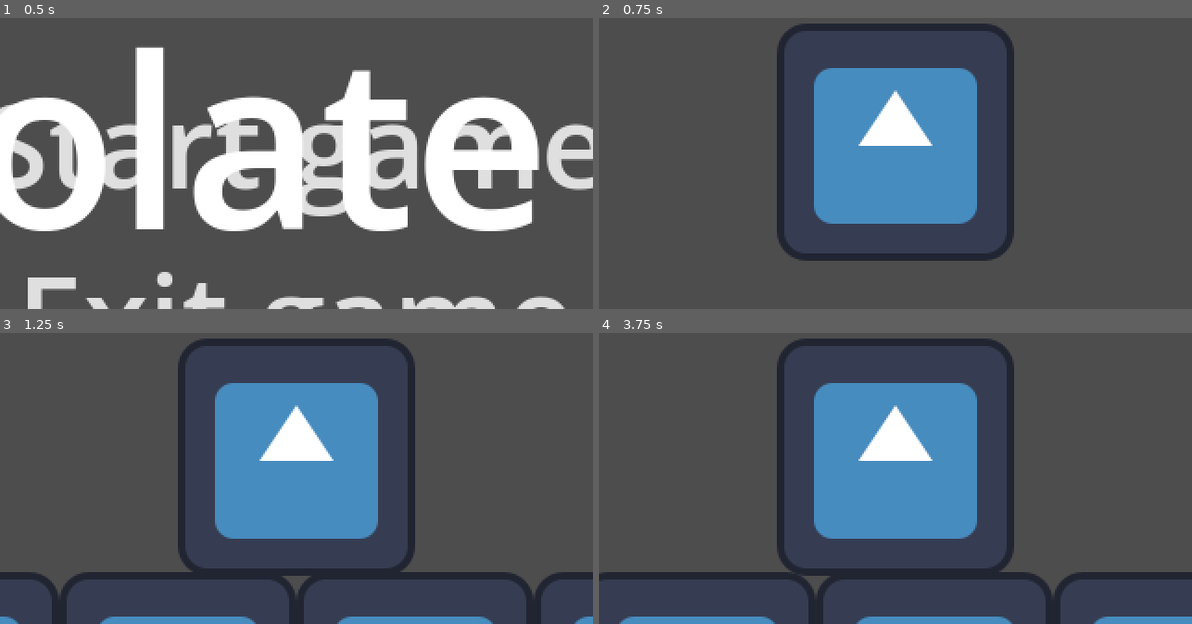
Above: before the commit, frames 1-4 (two rows, left to right).
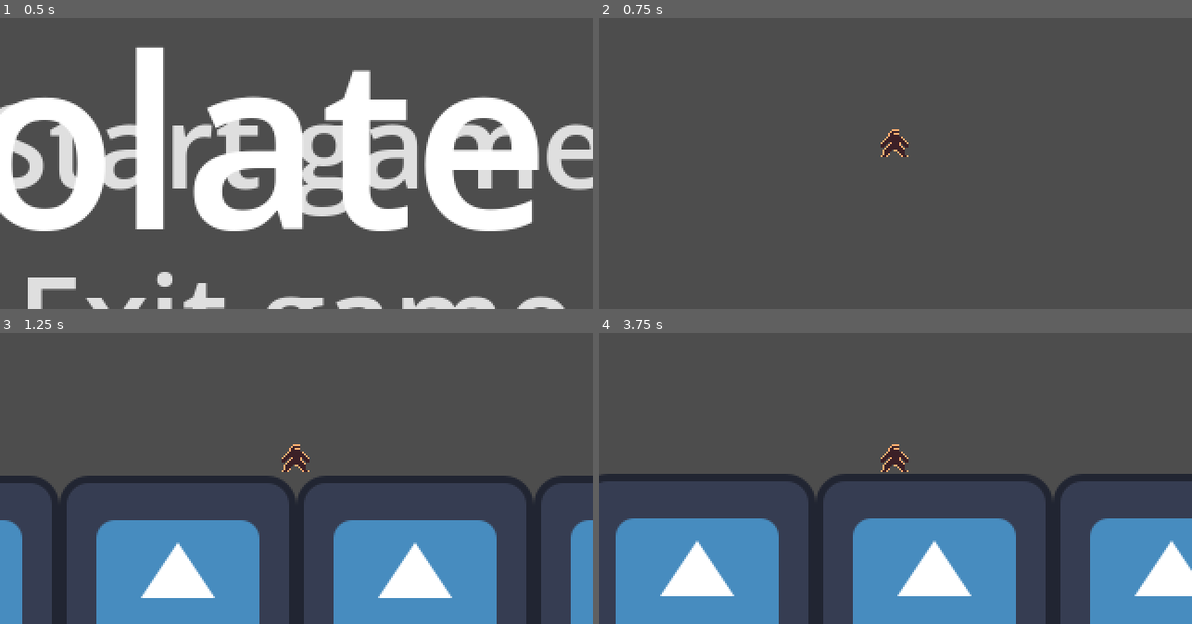
Above: after the commit, the same moments.

Repository: kmazurek/chocolate-ninja
Game: Godot game, scene res://scenes/main_menu.tscn
Two runs of this game, one before a commit and one after it. Both use one fixed random seed, a clock stepped at 60 frames per second and the inputs below. The engine's default icon, where the game draws it, is replaced by a stand-in: a white triangle on a blue panel in a dark square.
Inputs:
- Up to frame 1 (0.5 s): no input
- Up to frame 2 (0.75 s): click "Start game" at 0.5 s
- Up to frame 3 (1.25 s): no input
- Up to frame 4 (3.75 s): hold D (move_right) 1.28-2.78 s; tap W (jump) at 1.52, 2.27 s; tap Enter at 2 s; tap R (restart_level) at 2.75 s; hold A (move_left) 2.78-3.53 s; hold D (move_right) from 3.53 s (still down)

Frame 1 is identical in both runs. In frame 2, 18% of the frame differs, in the area x 30-70%, y 1-84%; in frame 3, 41%; in frame 4, 43%, in the area x 0-100%, y 1-100%.

Commit message:
Update player sprite

Diff:
--- a/scenes/entities/player.tscn
+++ b/scenes/entities/player.tscn
@@ -1,11 +1,38 @@
-[gd_scene load_steps=4 format=3 uid="uid://bxfyx7ni12ro8"]
+[gd_scene load_steps=7 format=3 uid="uid://bxfyx7ni12ro8"]
 
 [ext_resource type="Script" path="res://scenes/entities/player.gd" id="1_wms8m"]
-[ext_resource type="Texture2D" uid="uid://boe8anvq0638e" path="res://icon.svg" id="2_bc1ga"]
+[ext_resource type="Texture2D" uid="uid://ced4onaoach3l" path="res://assets/ninja_tiles.png" id="2_a7t88"]
+
+[sub_resource type="AtlasTexture" id="AtlasTexture_ki7np"]
+atlas = ExtResource("2_a7t88")
+region = Rect2(16, 0, 16, 16)
+
+[sub_resource type="AtlasTexture" id="AtlasTexture_6lsgf"]
+atlas = ExtResource("2_a7t88")
+region = Rect2(0, 16, 16, 16)
+
+[sub_resource type="SpriteFrames" id="SpriteFrames_0rp1c"]
+animations = [{
+"frames": [{
+"duration": 1.0,
+"texture": SubResource("AtlasTexture_ki7np")
+}],
+"loop": true,
+"name": &"black",
+"speed": 5.0
+}, {
+"frames": [{
+"duration": 1.0,
+"texture": SubResource("AtlasTexture_6lsgf")
+}],
+"loop": true,
+"name": &"white",
+"speed": 5.0
+}]
 
 [sub_resource type="CapsuleShape2D" id="CapsuleShape2D_hkfos"]
-radius = 55.0
-height = 122.0
+radius = 6.0
+height = 16.0
 
 [node name="player" type="Node2D"]
 
@@ -13,11 +40,12 @@
 position = Vector2(2.08165e-12, 2.08165e-12)
 script = ExtResource("1_wms8m")
 
+[node name="AnimatedSprite2D" type="AnimatedSprite2D" parent="player"]
+sprite_frames = SubResource("SpriteFrames_0rp1c")
+animation = &"black"
+
 [node name="Camera2D" type="Camera2D" parent="player"]
 position = Vector2(2.08165e-12, 2.08165e-12)
-
-[node name="Sprite2D" type="Sprite2D" parent="player"]
-texture = ExtResource("2_bc1ga")
 
 [node name="CollisionShape2D" type="CollisionShape2D" parent="player"]
 position = Vector2(0, 1)
